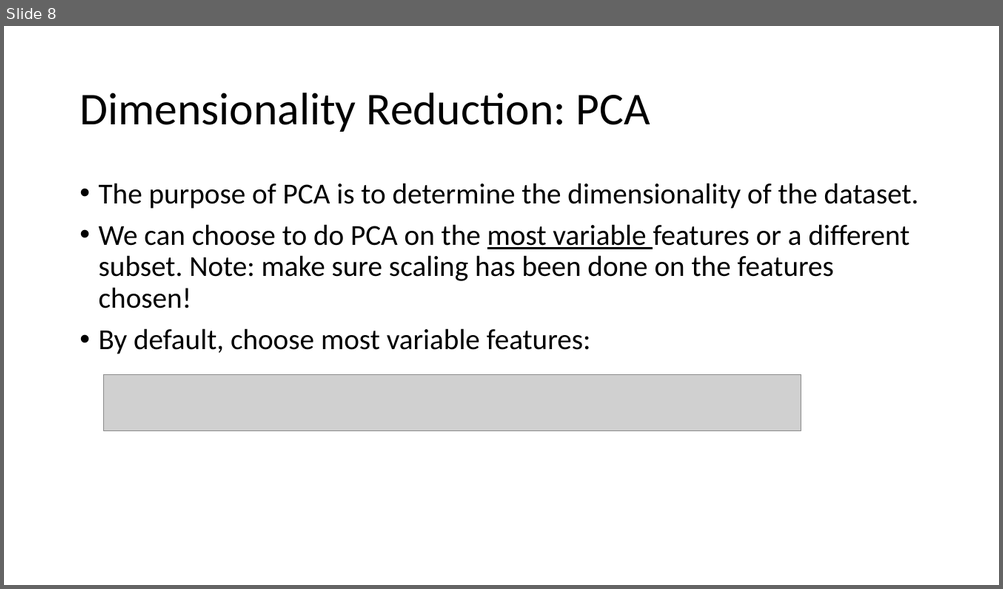
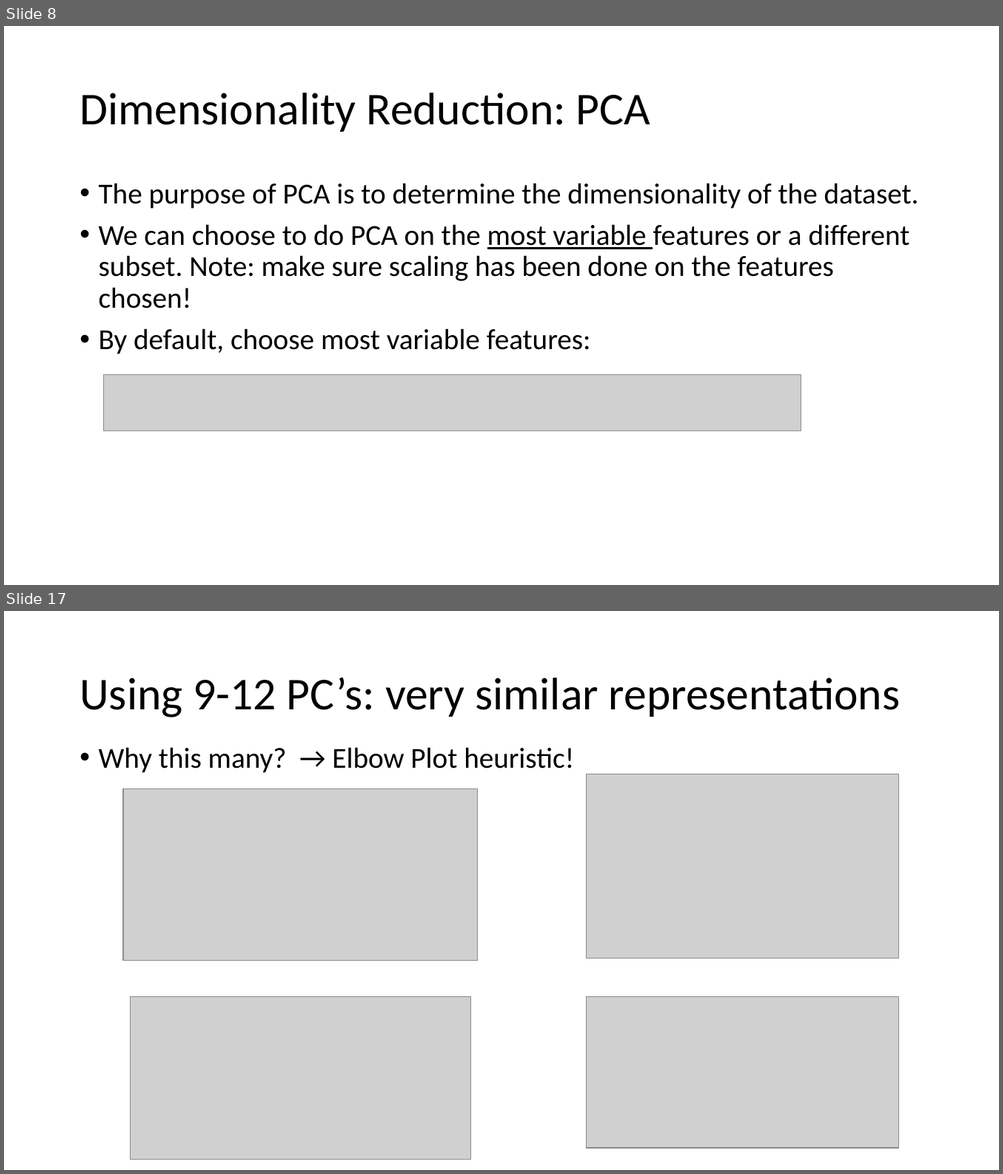
Before and after one commit to AnsgarJordan/scRNAseq, a slide deck: dataPipelineProcess.pptx. Shown one above the other, each under a label of ours: slide 8 before the commit, slides 8 and 17 after it; the slides between them are not shown. The pictures are 1003x589 and 1003x1174 pixels, drawn with LibreOffice and Linux fonts; fonts in the diff are those of the drawing; grey boxes stand for pictures. Boxes give left, top, right and bottom in pixels: in the first picture for what was removed or moved away, otherwise in the second. Text is boxed around its words. In the diff, an @@ line names an element or a change of style, - is before the commit and + after.

```diff
--- a/dataPipelineProcess.pptx
+++ b/dataPipelineProcess.pptx
@@ slide 17 added at bbox=[4, 611, 999, 1170], background #FFFFFF @@
@@ title added at bbox=[79, 678, 900, 718], 44 pt, text #000000 @@
+Using 9-12 PC’s: very similar representations
@@ text added at bbox=[99, 747, 574, 773], 28 pt, text #000000 @@
+• Why this many? → Elbow Plot heuristic!
@@ picture added at bbox=[586, 775, 899, 960] @@
@@ picture added at bbox=[123, 789, 478, 960] @@
@@ picture added at bbox=[130, 997, 470, 1159] @@
@@ picture added at bbox=[586, 997, 899, 1148] @@
```
Also in this commit, not shown: 4 slides changed, 6 other slides added, 2 other files.
